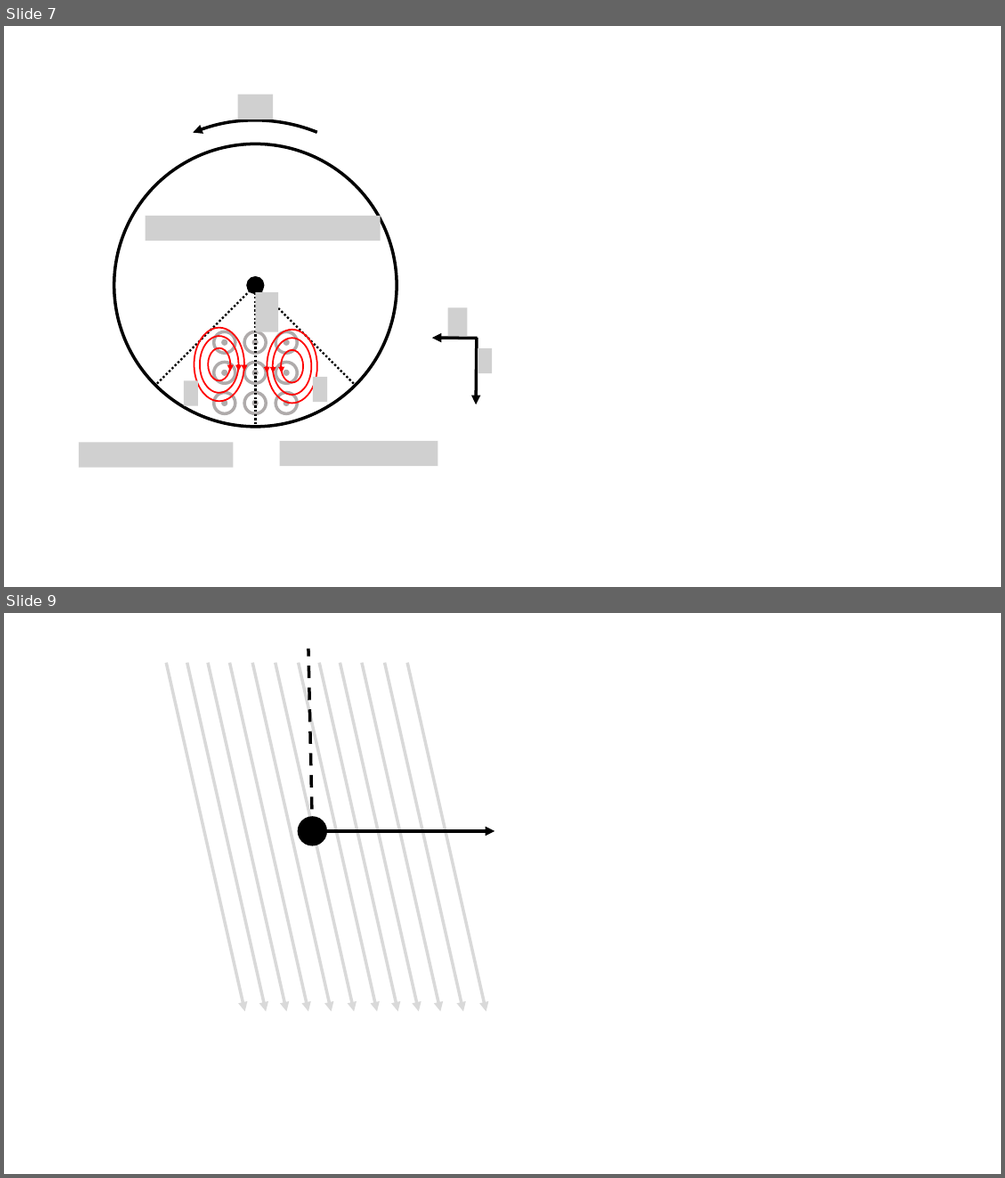
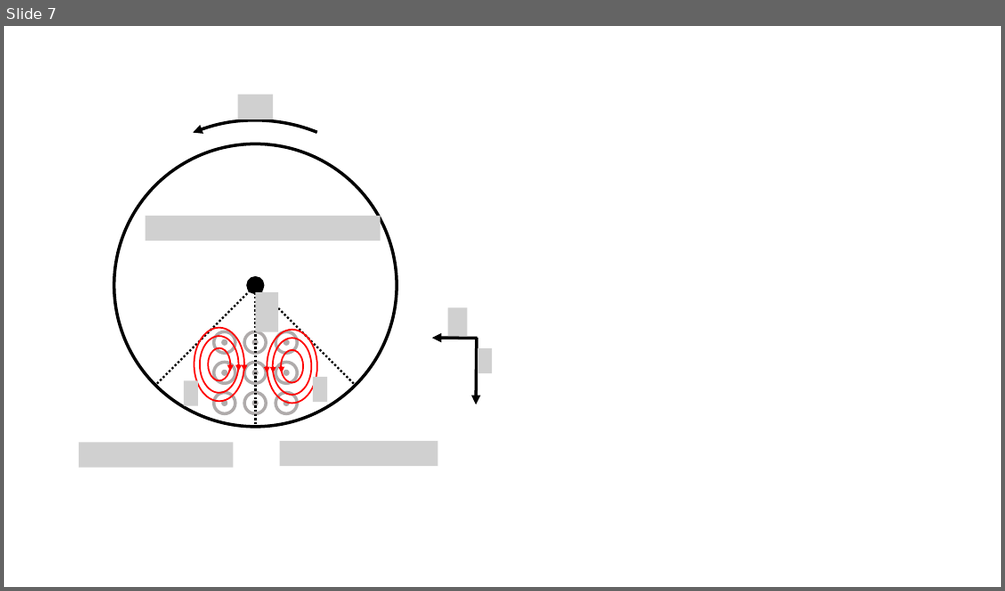
Before and after one commit to OSTP/PhysicsArtofModelling, a slide deck: tex/figures/Induction/Figures.pptx. Shown one above the other, each under a label of ours: slides 7 and 9 before the commit, slide 7 after it; the slides between them are not shown. The pictures are 1005x1178 and 1005x591 pixels, drawn with LibreOffice and Linux fonts; fonts in the diff are those of the drawing; grey boxes stand for pictures. Boxes give left, top, right and bottom in pixels: in the first picture for what was removed or moved away, otherwise in the second. Text is boxed around its words. In the diff, an @@ line names an element or a change of style, - is before the commit and + after.

```diff
--- a/tex/figures/Induction/Figures.pptx
+++ b/tex/figures/Induction/Figures.pptx
@@ slide 9 removed at [4,613,1001,1174], background #FFFFFF @@
@@ arrow removed from (166, 662) to (245, 1012) @@
@@ arrow removed from (187, 662) to (266, 1012) @@
@@ arrow removed from (208, 662) to (287, 1012) @@
@@ arrow removed from (230, 662) to (308, 1012) @@
@@ arrow removed from (252, 662) to (332, 1012) @@
@@ arrow removed from (275, 662) to (354, 1012) @@
@@ arrow removed from (299, 662) to (377, 1012) @@
@@ line removed from (312, 831) to (308, 648) @@
@@ arrow removed from (320, 662) to (398, 1012) @@
@@ arrow removed from (340, 662) to (419, 1012) @@
@@ arrow removed from (362, 662) to (441, 1012) @@
@@ arrow removed from (385, 662) to (463, 1012) @@
@@ arrow removed from (407, 662) to (486, 1012) @@
@@ ellipse removed at [299,818,326,844] @@
@@ arrow removed from (315, 831) to (494, 831) @@
```
Also in this commit, not shown: 1 slide changed, 1 slide added, 6 other files.
